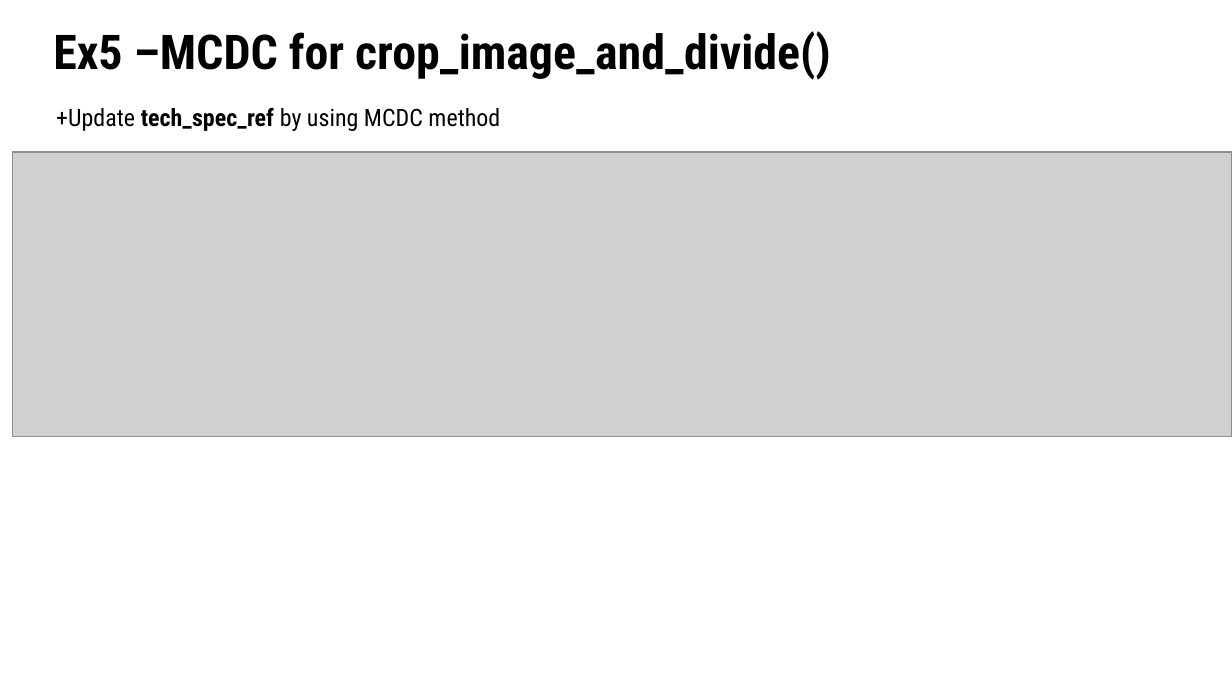
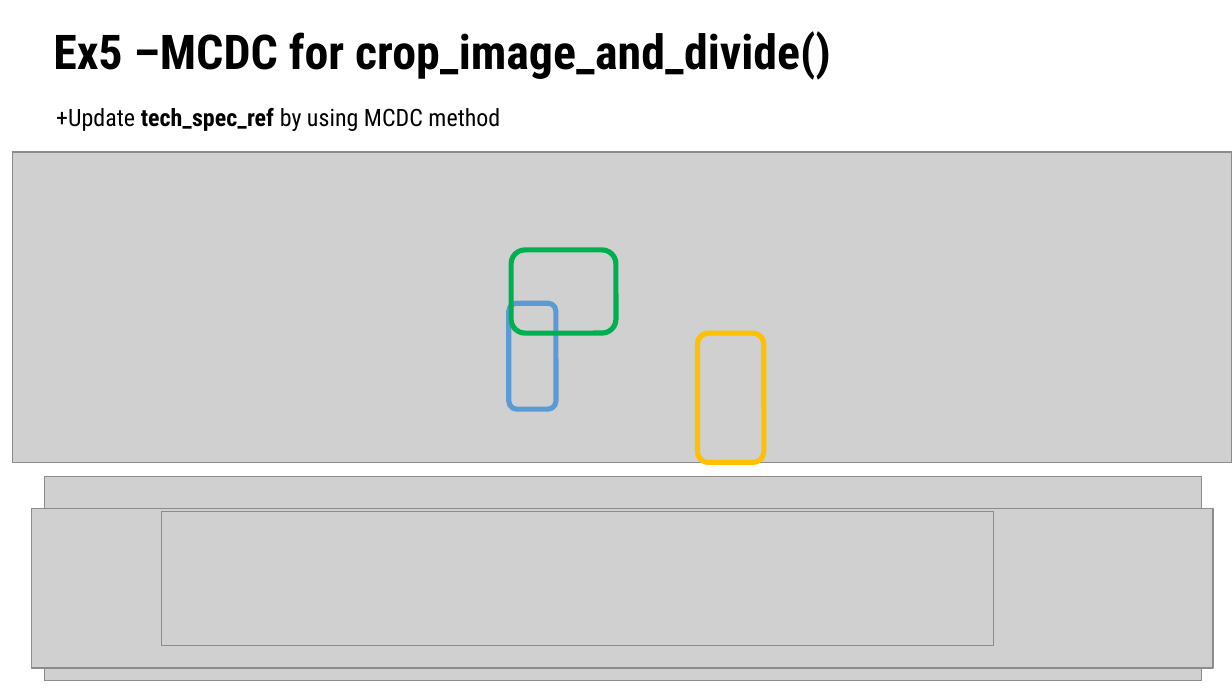
Before and after one commit to TommyandTina/Linux-Lab, a slide deck: slide 54 of APR-2024/0104/Knowledge_UT.pptx (slide 50 before the commit). Drawn at 1232x693 pixels with LibreOffice and Linux fonts; fonts in the diff are those of the drawing; grey boxes stand for pictures. Boxes give left, top, right and bottom in pixels: in the first picture for what was removed or moved away, otherwise in the second. Text is boxed around its words. In the diff, an @@ line names an element or a change of style, - is before the commit and + after.

```diff
--- a/APR-2024/0104/Knowledge_UT.pptx
+++ b/APR-2024/0104/Knowledge_UT.pptx
@@ picture: place and size @@
-picture at [12,152,1232,436]
+picture at [12,152,1232,462]
@@ rounded rectangle added at [511,250,616,334], outline #00B050 3 pt @@
@@ rounded rectangle added at [509,303,556,409], outline #5B9BD5 3 pt @@
@@ rounded rectangle added at [697,333,764,462], outline #FFC000 3 pt @@
@@ picture added at [44,477,1202,681] @@
@@ picture added at [31,509,1212,668] @@
@@ picture added at [161,511,993,646] @@
```
Also in this commit, not shown: 9 other slides changed, 4 slides added, 1 slide removed, 2 other files.
